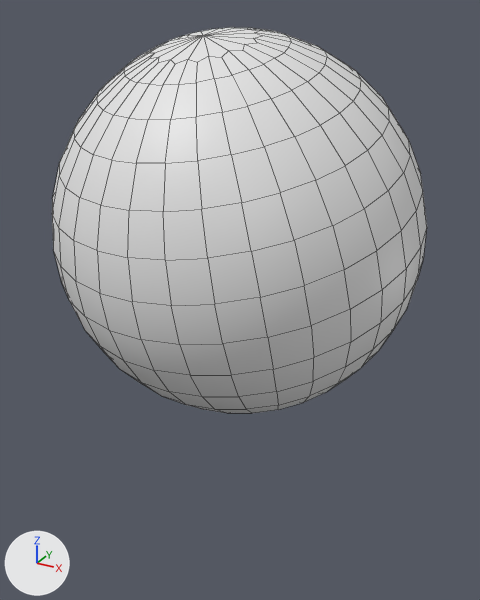
A saved change to the FBX model Pawns/Space/Earth/Earth.fbx.
Rendered twice from a 50 mm lens placed at (0.162, -0.294, 0.28), pointed at (0.001, -0.001, 0.133). The lights are fixed; the arrows at lower left show +X, +Y and +Z. Mesh edges are drawn as thin lines. Materials are left out; every surface is plain grey. Where no turn or scale is listed for an object, it has been applied to the vertices.
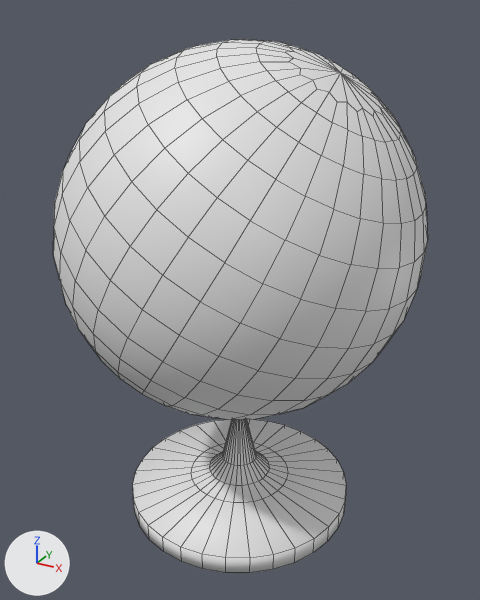
Commit message: Updated Earth

Where the newer file only moved an object's origin or applied its transform, the numbers keep the older frame.

Changed parts and their boxes (x1, y1, x2, y2) in the pictures (480 x 600 px):
```json
{"object": "Sphere", "change": "reshaped", "before": [52, 27, 427, 413], "after": [53, 39, 427, 420]}
{"object": "Cylinder", "change": "added", "after": [133, 419, 346, 573]}
```

The change, as JSON lines over the scene's bpy script:
```json
{"block": "me_mesh", "where": "me_mesh.from_pydata(...)  # 482 vertices, 480 faces; spans x -0.095..0.095, y -0.095..0.095, z -0.098..0.098"}
{"block": "me_mesh", "where": "# used by ob_sphere; location = (0.0, 0.0, 0.1738)"}
{"block": "me_mesh", "change": "me_mesh part 1: the whole mesh is multiplied about its middle by the matrix ((0.78, 0.133, 0.611), (-0.336, 0.913, 0.23), (-0.527, -0.385, 0.757)), then moved by (0.0, 0.0, -0.004)"}
{"op": "add", "block": "me_cylinder", "code": ["me_cylinder = bpy.data.meshes.new('Cylinder')", "me_cylinder.from_pydata(...)  # 192 vertices, 162 faces; spans x -0.066..0.066, y -0.066..0.066, z 0.0008..0.0687"]}
{"op": "add", "block": "ob_cylinder", "code": ["ob_cylinder = bpy.data.objects.new('Cylinder', me_cylinder)", "ob_cylinder.location = (0.0, 0.0, 0.0)"]}
```
